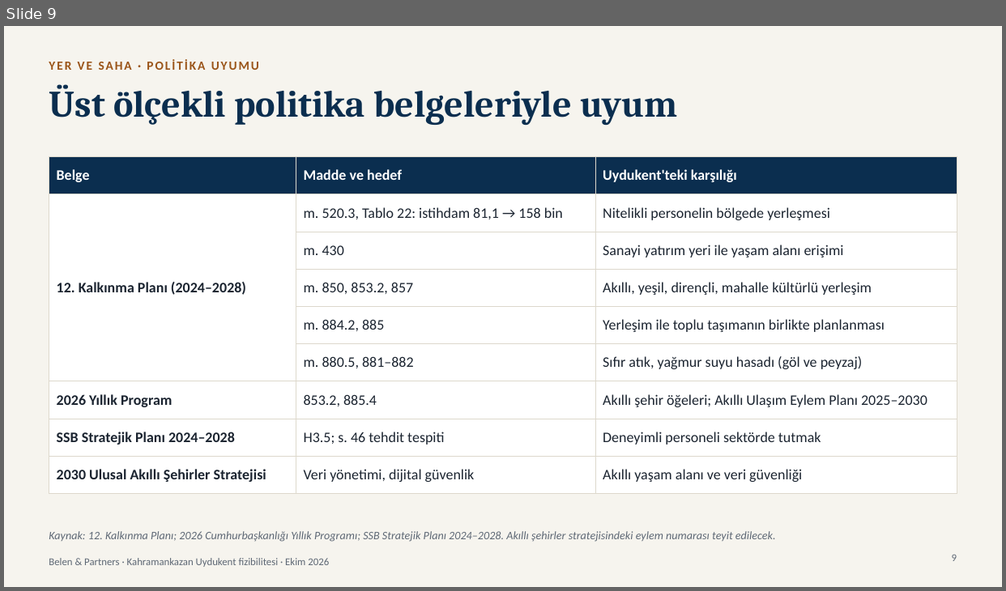
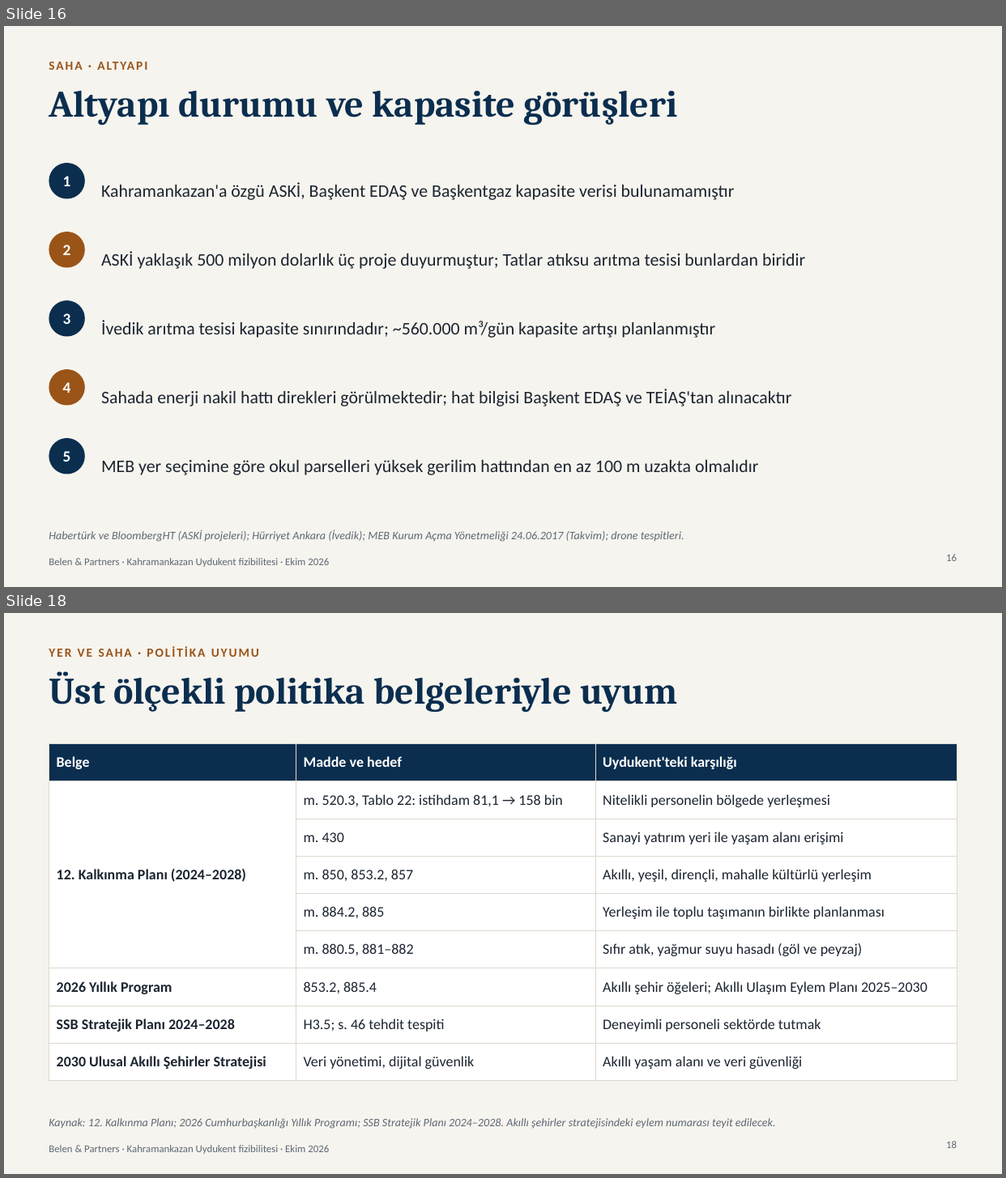
Before and after one commit to modularbelen-del/sunum, a slide deck: reports/Kahramankazan Uydukent sunumu.pptx. Shown one above the other, each under a label of ours: slide 9 before the commit, slides 16 and 18 after it; the slides between them are not shown. The pictures are 1006x591 and 1006x1178 pixels, drawn with LibreOffice and Linux fonts; fonts in the diff are those of the drawing. Boxes give left, top, right and bottom in pixels: in the first picture for what was removed or moved away, otherwise in the second. Text is boxed around its words. In the diff, an @@ line names an element or a change of style, - is before the commit and + after.

```diff
--- a/reports/Kahramankazan Uydukent sunumu.pptx
+++ b/reports/Kahramankazan Uydukent sunumu.pptx
@@ slide 16 added at bbox=[4, 26, 1002, 587], background #F6F4EE; not listed: 1 template element that a slide beside it also shows @@
@@ text added at bbox=[49, 58, 722, 80], 12 pt, text #9A5418, bold @@
+SAHA · ALTYAPI
@@ title added at bbox=[49, 91, 678, 125], 36 pt, text #0B2E4F, bold @@
+Altyapı durumu ve kapasite görüşleri
@@ ellipse added at bbox=[49, 163, 85, 199], fill #0B2E4F, 15 pt, text #FFFFFF, bold @@
+1
@@ text added at bbox=[101, 182, 735, 200], 17 pt, text #1B2430 @@
+Kahramankazan'a özgü ASKİ, Başkent EDAŞ ve Başkentgaz kapasite verisi bulunamamıştır
@@ ellipse added at bbox=[49, 232, 85, 268], fill #9A5418, 15 pt, text #FFFFFF, bold @@
+2
@@ text added at bbox=[101, 251, 805, 269], 17 pt, text #1B2430 @@
+ASKİ yaklaşık 500 milyon dolarlık üç proje duyurmuştur; Tatlar atıksu arıtma tesisi bunlardan biridir
@@ ellipse added at bbox=[49, 301, 85, 337], fill #0B2E4F, 15 pt, text #FFFFFF, bold @@
+3
@@ text added at bbox=[101, 320, 715, 338], 17 pt, text #1B2430 @@
+İvedik arıtma tesisi kapasite sınırındadır; ~560.000 m³/gün kapasite artışı planlanmıştır
@@ ellipse added at bbox=[49, 369, 85, 406], fill #9A5418, 15 pt, text #FFFFFF, bold @@
+4
@@ text added at bbox=[101, 389, 791, 407], 17 pt, text #1B2430 @@
+Sahada enerji nakil hattı direkleri görülmektedir; hat bilgisi Başkent EDAŞ ve TEİAŞ'tan alınacaktır
@@ ellipse added at bbox=[49, 438, 85, 475], fill #0B2E4F, 15 pt, text #FFFFFF, bold @@
+5
@@ text added at bbox=[101, 460, 759, 476], 17 pt, text #1B2430 @@
+MEB yer seçimine göre okul parselleri yüksek gerilim hattından en az 100 m uzakta olmalıdır
@@ text added at bbox=[49, 530, 684, 542], 11 pt, text #5E6875, italic @@
+Habertürk ve BloombergHT (ASKİ projeleri); Hürriyet Ankara (İvedik); MEB Kurum Açma Yönetmeliği 24.06.2017 (Takvim); drone tespitleri.
@@ page number added at bbox=[946, 554, 957, 561], 10 pt, text #5E6875 @@
+16
@@ what was slide 9 is now slide 18 @@
@@ page number at bbox=[946, 1141, 957, 1148]: text changed @@
-9
+18
```
Also in this commit, not shown: 5 slides changed, 34 other slides added, 2 other files.
